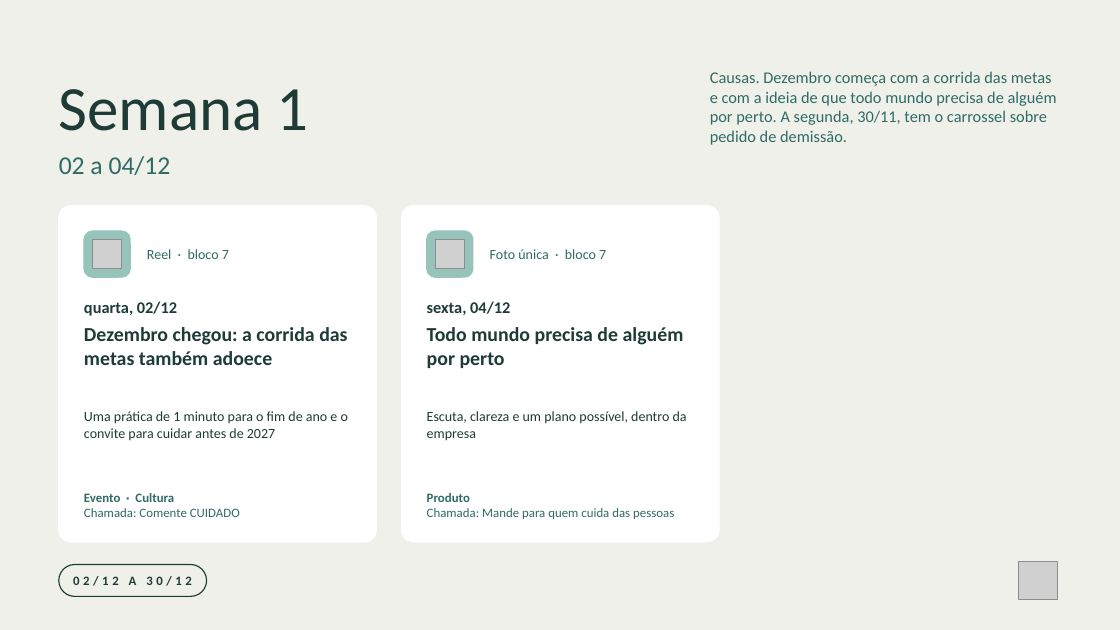
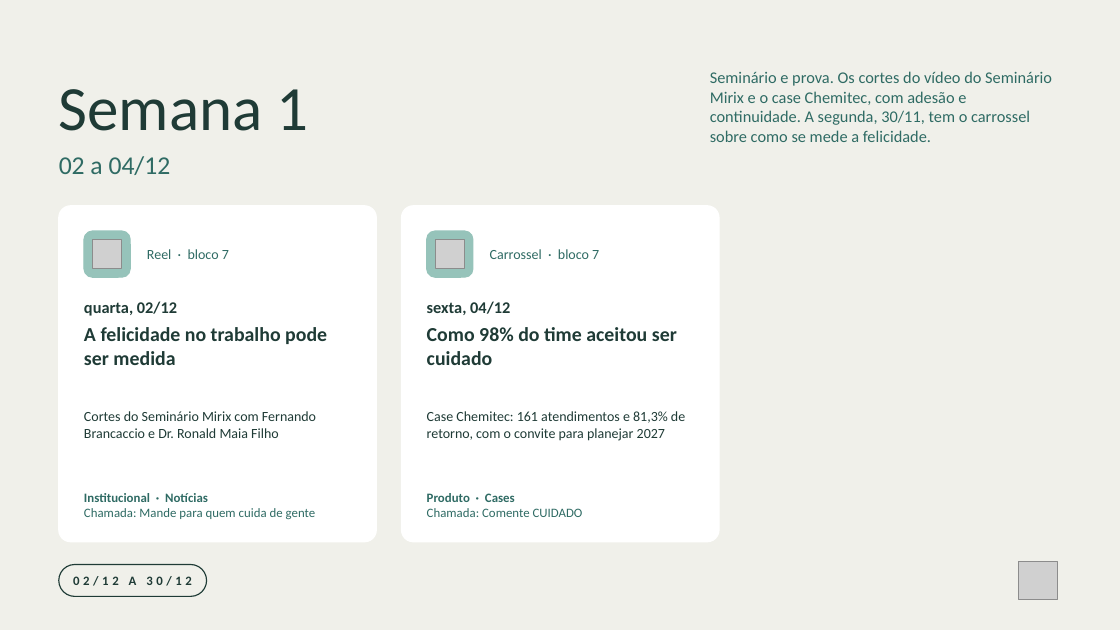
Before and after one commit to nina-rebello/comunicao-fh, a slide deck: slide 3 of marketing/calendario-dezembro/Programacao_Instagram_Dezembro_2026.pptx. Drawn at 1120x630 pixels with LibreOffice and Linux fonts; fonts in the diff are those of the drawing; grey boxes stand for pictures. Boxes give left, top, right and bottom in pixels: in the first picture for what was removed or moved away, otherwise in the second. Text is boxed around its words. In the diff, an @@ line names an element or a change of style, - is before the commit and + after.

```diff
--- a/marketing/calendario-dezembro/Programacao_Instagram_Dezembro_2026.pptx
+++ b/marketing/calendario-dezembro/Programacao_Instagram_Dezembro_2026.pptx
@@ text at (710, 71, 1052, 142): text changed @@
-Causas. Dezembro começa com a corrida das metas e com a ideia de que todo mundo precisa de alguém por perto. A segunda, 30/11, tem o carrossel sobre pedido de demissão.
+Seminário e prova. Os cortes do vídeo do Seminário Mirix e o case Chemitec, com adesão e continuidade. A segunda, 30/11, tem o carrossel sobre como se mede a felicidade.
@@ text at (490, 249, 599, 259): text changed @@
-Foto única · bloco 7
+Carrossel · bloco 7
@@ text at (84, 327, 327, 365): text changed @@
-Dezembro chegou: a corrida das metas também adoece
+A felicidade no trabalho pode ser medida
@@ text at (427, 327, 677, 365): text changed @@
-Todo mundo precisa de alguém por perto
+Como 98% do time aceitou ser cuidado
@@ text at (84, 411, 316, 438): text changed @@
-Uma prática de 1 minuto para o fim de ano e o convite para cuidar antes de 2027
+Cortes do Seminário Mirix com Fernando Brancaccio e Dr. Ronald Maia Filho
@@ text at (427, 411, 685, 441): text changed @@
-Escuta, clareza e um plano possível, dentro da empresa
+Case Chemitec: 161 atendimentos e 81,3% de retorno, com o convite para planejar 2027
@@ text at (84, 493, 316, 519): text changed @@
-Evento · Cultura
-Chamada: Comente CUIDADO
+Institucional · Notícias
+Chamada: Mande para quem cuida de gente
@@ text at (427, 493, 583, 517): text changed @@
-Produto
-Chamada: Mande para quem cuida das pessoas
+Produto · Cases
+Chamada: Comente CUIDADO
```
Also in this commit, not shown: 3 other slides changed, 10 other files.
